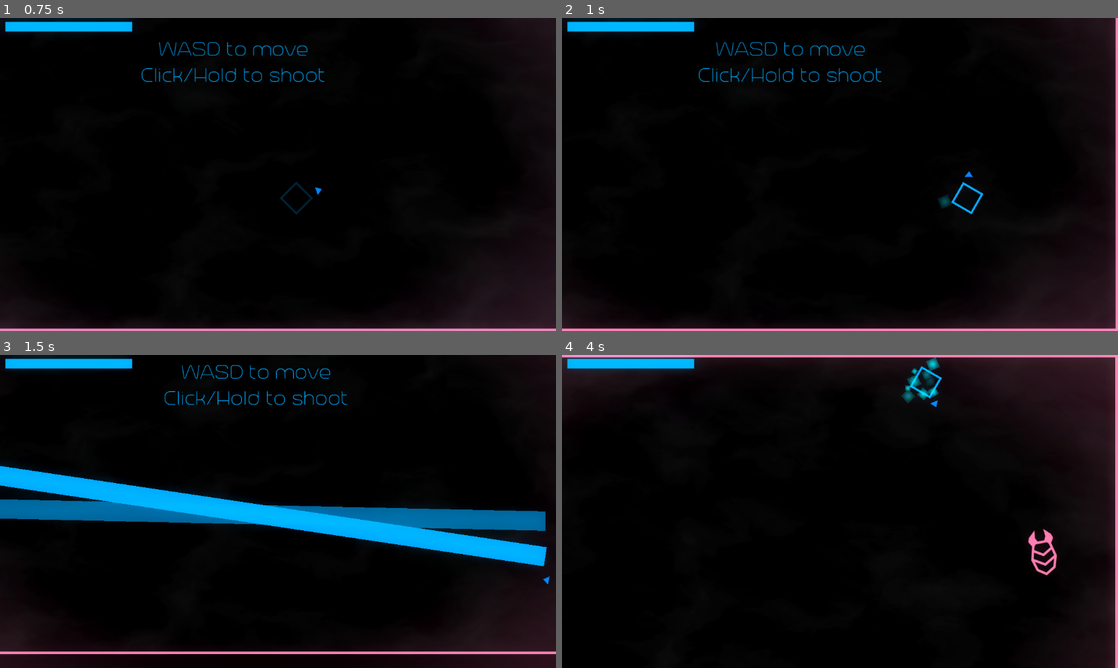
Above: before the commit, frames 1-4 (two rows, left to right).
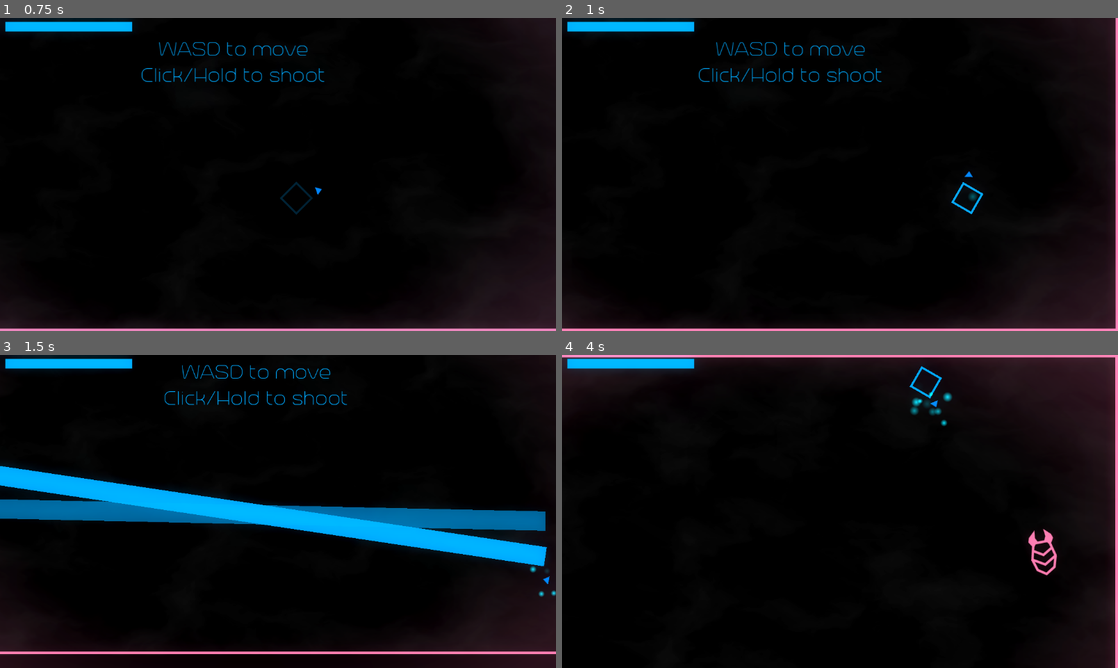
Above: after the commit, the same moments.

Repository: ArandomPsi/campfirejamthingy
Game: Godot game, scene res://scenes/testmap.tscn
The game is run twice, just before and just after one commit, with the same random seed, the same clock (stepped at 60 frames per second) and the same inputs. This scene is started directly instead of the project's main scene.
Inputs (mouse positions are in pixels of both pictures, inside the frame that each line leads up to):
- Up to frame 1 (0.75 s): move the mouse to (400, 158) at 0.52 s; press the mouse at (400, 158) at 0.53 s; hold D (right) from 0.53 s (still down)
- Up to frame 2 (1 s): keep holding D (right)
- Up to frame 3 (1.5 s): move the mouse to (166, 527) at 1.27 s; release D (right) at 1.28 s; release the mouse at (166, 527) at 1.28 s; hold S (down) from 1.28 s (still down); click (166, 527) at 1.35 s
- Up to frame 4 (4 s): move the mouse to (895, 442) at 2.02 s; release S (down) at 2.03 s; press the mouse at (895, 442) at 2.03 s; hold D (right) 2.03-2.78 s; move the mouse to (812, 574) at 2.77 s; release the mouse at (812, 574) at 2.78 s; hold W (up) 2.78-3.53 s; click (812, 574) at 2.85 s; move the mouse to (1006, 558) at 3.52 s; press the mouse at (1006, 558) at 3.53 s; hold A (left) from 3.53 s (still down)

Frame 1 is identical in both runs. In frame 2, 0.1% of the frame differs, in the area x 67-75%, y 55-61%; in frame 3, less than 0.1%; in frame 4, 0.6%, in the area x 61-71%, y 0-23%.

Commit message:
some changes

Diff:
--- a/scenes/player.tscn
+++ b/scenes/player.tscn
@@ -17,10 +17,48 @@
 [ext_resource type="AudioStream" uid="uid://3dkd6802moiq" path="res://sounds/Hinkik - Time Leaper.mp3" id="14_1008y"]
 [ext_resource type="Shader" path="res://shaders/glitch.gdshader" id="14_nnfyx"]
 [ext_resource type="AudioStream" uid="uid://dgxkppc7oa7iq" path="res://sounds/Glitch Sound Effect (Speaker).mp3" id="17_bgffu"]
-[ext_resource type="Texture2D" uid="uid://1jmi1viyxayp" path="res://assets/transparticle.svg" id="18_xgio6"]
 
 [sub_resource type="CircleShape2D" id="CircleShape2D_m4tyv"]
 radius = 21.0
+
+[sub_resource type="CanvasItemMaterial" id="CanvasItemMaterial_yhhq2"]
+blend_mode = 1
+
+[sub_resource type="Gradient" id="Gradient_x5t61"]
+offsets = PackedFloat32Array(0, 0.165953, 0.62848, 0.997859)
+colors = PackedColorArray(1, 1, 1, 0, 1, 1, 1, 1, 1, 1, 1, 1, 1, 1, 1, 0)
+
+[sub_resource type="GradientTexture1D" id="GradientTexture1D_aa32j"]
+gradient = SubResource("Gradient_x5t61")
+
+[sub_resource type="ParticleProcessMaterial" id="ParticleProcessMaterial_8ooo6"]
+particle_flag_disable_z = true
+emission_shape = 6
+emission_ring_axis = Vector3(0, 0, 1)
+emission_ring_height = 1.0
+emission_ring_radius = 50.0
+emission_ring_inner_radius = 50.0
+angle_min = -720.0
+angle_max = 720.0
+orbit_velocity_min = 0.735
+orbit_velocity_max = 0.735
+radial_velocity_min = -203.46
+radial_velocity_max = -134.36
+gravity = Vector3(2.08165e-12, 2.08165e-12, 2.08165e-12)
+scale_min = 0.2
+scale_max = 0.5
+color = Color(0, 0.890196, 1, 1)
+color_ramp = SubResource("GradientTexture1D_aa32j")
+
+[sub_resource type="Gradient" id="Gradient_la3x0"]
+colors = PackedColorArray(1, 1, 1, 1, 1, 1, 1, 0)
+
+[sub_resource type="GradientTexture2D" id="GradientTexture2D_rg8wm"]
+gradient = SubResource("Gradient_la3x0")
+fill = 1
+fill_from = Vector2(0.5, 0.5)
+fill_to = Vector2(0.7, 0.2)
+metadata/_snap_enabled = true
 
 [sub_resource type="StyleBoxFlat" id="StyleBoxFlat_srj8l"]
 bg_color = Color(0.6, 0.6, 0.6, 0)
@@ -139,30 +177,6 @@
 shader_parameter/_Smoothness = 0.05
 shader_parameter/_Background = null
 
-[sub_resource type="Gradient" id="Gradient_x5t61"]
-offsets = PackedFloat32Array(0, 0.165953, 0.62848, 0.997859)
-colors = PackedColorArray(1, 1, 1, 0, 1, 1, 1, 1, 1, 1, 1, 1, 1, 1, 1, 0)
-
-[sub_resource type="GradientTexture1D" id="GradientTexture1D_aa32j"]
-gradient = SubResource("Gradient_x5t61")
-
-[sub_resource type="ParticleProcessMaterial" id="ParticleProcessMaterial_8ooo6"]
-particle_flag_disable_z = true
-emission_shape = 6
-emission_ring_axis = Vector3(0, 0, 1)
-emission_ring_height = 1.0
-emission_ring_radius = 50.0
-emission_ring_inner_radius = 50.0
-angle_min = -720.0
-angle_max = 720.0
-radial_velocity_min = -203.46
-radial_velocity_max = -134.36
-gravity = Vector3(2.08165e-12, 2.08165e-12, 2.08165e-12)
-scale_min = 0.2
-scale_max = 0.5
-color = Color(0, 0.929412, 1, 1)
-color_ramp = SubResource("GradientTexture1D_aa32j")
-
 [node name="player" type="CharacterBody2D"]
 position = Vector2(-1, 0)
 collision_layer = 2
@@ -177,9 +191,20 @@
 shape = SubResource("CircleShape2D_m4tyv")
 
 [node name="arrow" type="Sprite2D" parent="."]
-modulate = Color(0, 0.517647, 1, 1)
+self_modulate = Color(0, 0.517647, 1, 1)
 texture = ExtResource("3_pc355")
 offset = Vector2(50, 2.08165e-12)
+
+[node name="charge" type="GPUParticles2D" parent="arrow"]
+material = SubResource("CanvasItemMaterial_yhhq2")
+position = Vector2(50, 2.08165e-12)
+emitting = false
+amount = 10
+process_material = SubResource("ParticleProcessMaterial_8ooo6")
+texture = SubResource("GradientTexture2D_rg8wm")
+lifetime = 0.25
+fixed_fps = 60
+local_coords = true
 
 [node name="Camera2D" type="Camera2D" parent="."]
 limit_left = 0
@@ -427,15 +452,6 @@
 [node name="glitch" type="AudioStreamPlayer" parent="sounds"]
 stream = ExtResource("17_bgffu")
 
-[node name="ChargeParticles" type="GPUParticles2D" parent="."]
-emitting = false
-amount = 10
-process_material = SubResource("ParticleProcessMaterial_8ooo6")
-texture = ExtResource("18_xgio6")
-lifetime = 0.25
-fixed_fps = 60
-local_coords = true
-
 [connection signal="pressed" from="hud/table/upgrade1" to="." method="finished"]
 [connection signal="pressed" from="hud/table/upgrade1" to="hud/table/upgrade1" method="finished"]
 [connection signal="pressed" from="hud/table/upgrade1" to="hud/table/upgrade1" method="_on_pressed"]
--- a/scenes/thefirewall.tscn
+++ b/scenes/thefirewall.tscn
@@ -44,27 +44,9 @@
 color = Color(1, 0.521569, 0.729412, 1)
 color_ramp = SubResource("GradientTexture1D_5u14k")
 
-[sub_resource type="Animation" id="Animation_l7lsk"]
-resource_name = "flashfire"
-length = 4.5
-tracks/0/type = "method"
-tracks/0/imported = false
-tracks/0/enabled = true
-tracks/0/path = NodePath(".")
-tracks/0/interp = 1
-tracks/0/loop_wrap = true
-tracks/0/keys = {
-"times": PackedFloat32Array(0),
-"transitions": PackedFloat32Array(1),
-"values": [{
-"args": [],
-"method": &"spawnflashfire"
-}]
-}
-
 [sub_resource type="Animation" id="Animation_xkddc"]
 resource_name = "enemy"
-length = 3.0
+length = 2.0
 tracks/0/type = "method"
 tracks/0/imported = false
 tracks/0/enabled = true
@@ -82,7 +64,6 @@
 
 [sub_resource type="Animation" id="Animation_j7ue0"]
 resource_name = "fireball"
-length = 2.5
 tracks/0/type = "method"
 tracks/0/imported = false
 tracks/0/enabled = true
@@ -95,6 +76,24 @@
 "values": [{
 "args": [],
 "method": &"spawnfireball"
+}]
+}
+
+[sub_resource type="Animation" id="Animation_l7lsk"]
+resource_name = "flashfire"
+length = 3.0
+tracks/0/type = "method"
+tracks/0/imported = false
+tracks/0/enabled = true
+tracks/0/path = NodePath(".")
+tracks/0/interp = 1
+tracks/0/loop_wrap = true
+tracks/0/keys = {
+"times": PackedFloat32Array(0),
+"transitions": PackedFloat32Array(1),
+"values": [{
+"args": [],
+"method": &"spawnflashfire"
 }]
 }
 
--- a/scripts/player.gd
+++ b/scripts/player.gd
@@ -60,9 +60,9 @@
 	if shottype == 4:
 		if Input.is_action_pressed("shoot") and iframes < 1:
 			specialshotcharge += delta * 10 * stats[2]
-			$ChargeParticles.emitting = true
+			$arrow/charge.emitting = true
 		if Input.is_action_just_released("shoot"):
-			$ChargeParticles.emitting = false
+			$arrow/charge.emitting = false
 			shoot()
 			specialshotcharge = 0
 	else:
@@ -73,13 +73,16 @@
 		movedir = Vector2.ZERO
 
 func updateposition(delta):
-	velocity += movedir * speed * delta * 180 * stats[3]
+	velocity += movedir * speed * delta * 180 * (1+(stats[3]-1)*0.2)
 	velocity *= friction
 
 	$arrow.look_at(get_global_mouse_position())
 
 	move_and_slide()
 
+
+
+	#the misc things
 	$Camera2D.position = get_local_mouse_position() / 3
 	var camshakebase = 2
 	$Camera2D.offset = Vector2(randi_range(-camshakebase,camshakebase) * global.shake,randi_range(-camshakebase,camshakebase) * global.shake)
@@ -90,11 +93,19 @@
 	roomalpha = lerpf(roomalpha,0.0,0.05)
 
 
+	if $arrow/charge.emitting:
+		$arrow/charge.position.x = 50
+		$arrow/charge.speed_scale = 1 + specialshotcharge * 0.05
+
+
 	if iframes > 1:
 		$sprite.self_modulate.a = 0.5 * sin(t * 48) + 0.5
 	else:
 
 		$sprite.self_modulate.a = lerpf($sprite.self_modulate.a,1,0.15)
+
+
+
 
 
 func shoot():
--- a/scripts/thefirewall.gd
+++ b/scripts/thefirewall.gd
@@ -9,7 +9,6 @@
 
 
 func _process(delta):
-	print(hp)
 	if not $attackplayer.is_playing():
 		$attackplayer.play(attacks.pick_random())
 	if global.playerdead:
Not shown: 1 places in scenes/player.tscn that only renumber resources
